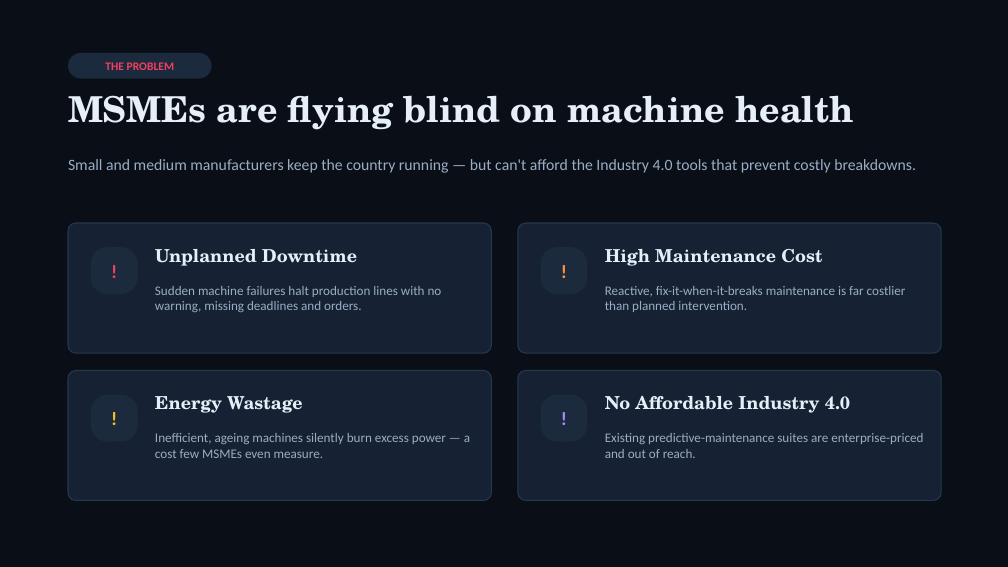
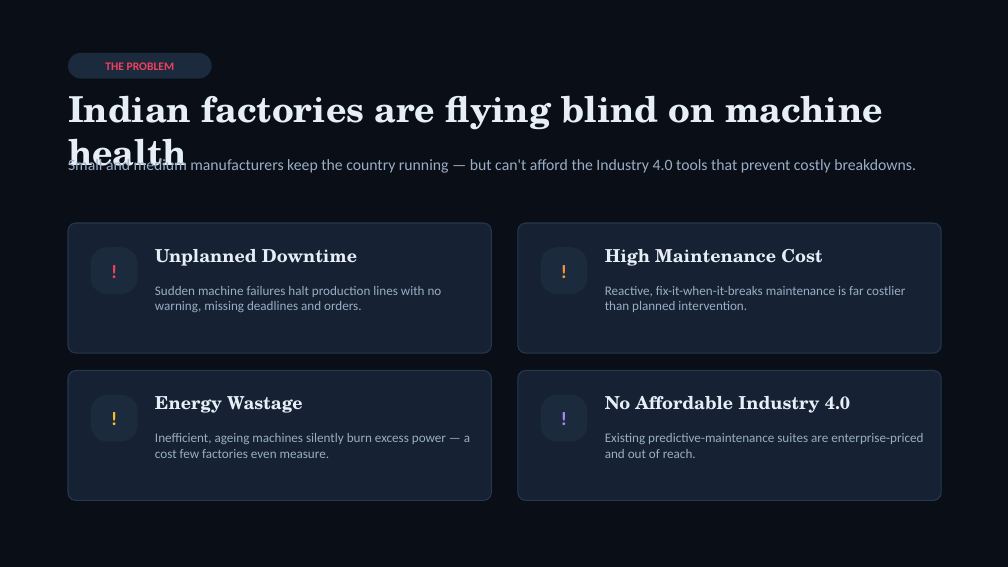
Before and after one commit to saatwik-1157/machinesense-ai, a slide deck: slide 2 of docs/MachineSenseAI_Pitch_Deck.pptx. Drawn at 1008x567 pixels with LibreOffice and Linux fonts; fonts in the diff are those of the drawing. Boxes give left, top, right and bottom in pixels: in the first picture for what was removed or moved away, otherwise in the second. Text is boxed around its words. In the diff, an @@ line names an element or a change of style, - is before the commit and + after.

```diff
--- a/docs/MachineSenseAI_Pitch_Deck.pptx
+++ b/docs/MachineSenseAI_Pitch_Deck.pptx
@@ text at (68, 95, 883, 170): text changed @@
-MSMEs are flying blind on machine health
+Indian factories are flying blind on machine health
@@ text at (155, 433, 470, 458): text changed @@
-Inefficient, ageing machines silently burn excess power — a cost few MSMEs even measure.
+Inefficient, ageing machines silently burn excess power — a cost few factories even measure.
```
Also in this commit, not shown: 5 other slides changed, 16 other files.
